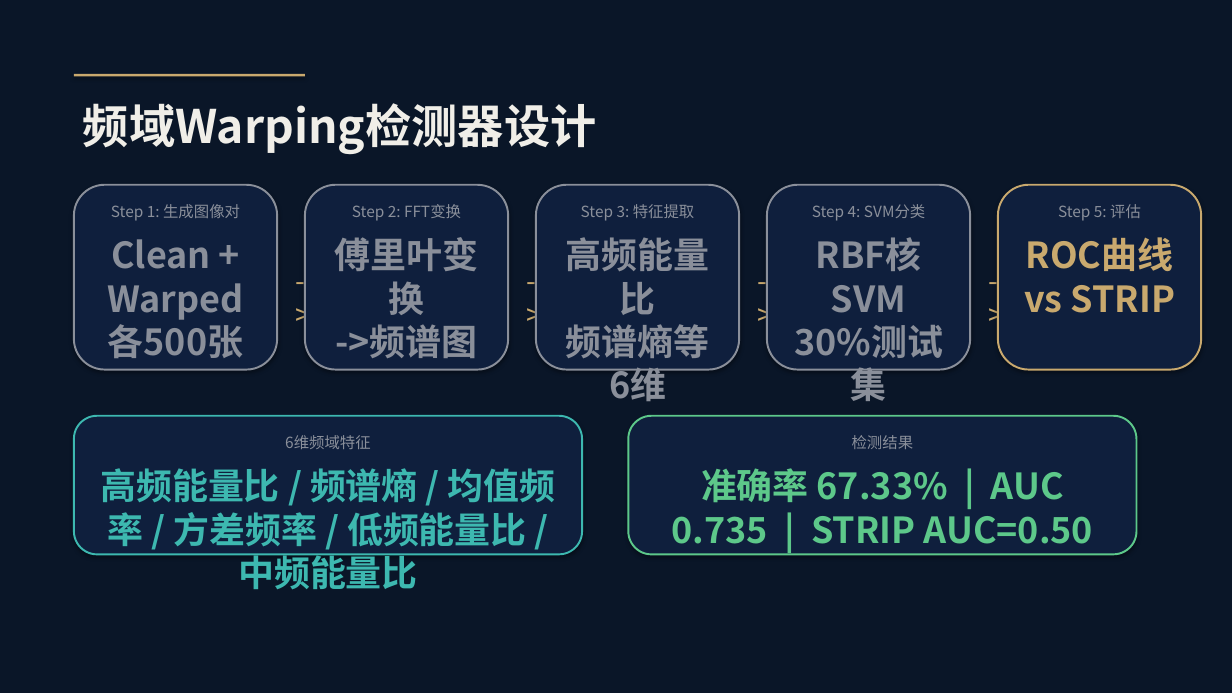
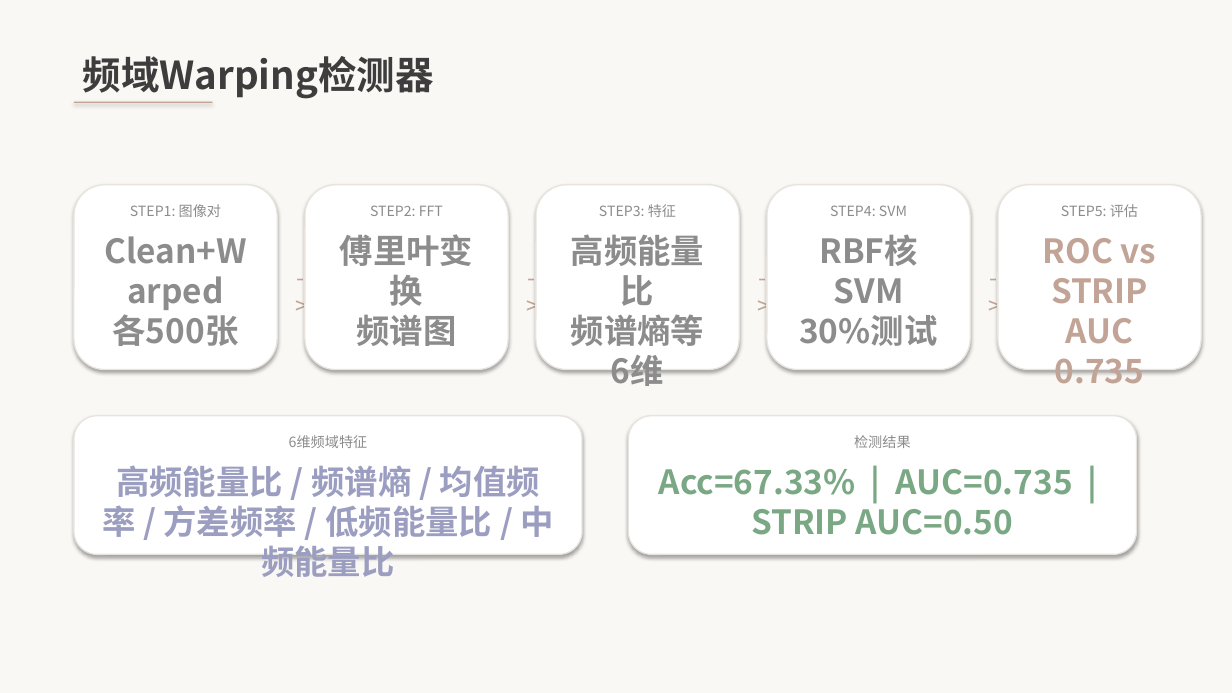
Before and after one commit to axgo-ja/NIS3353, a slide deck: slide 9 of WaNet答辩.pptx. Drawn at 1232x693 pixels with LibreOffice and Linux fonts; fonts in the diff are those of the drawing. Boxes give left, top, right and bottom in pixels: in the first picture for what was removed or moved away, otherwise in the second. Text is boxed around its words. In the diff, an @@ line names an element or a change of style, - is before the commit and + after.

```diff
--- a/WaNet答辩.pptx
+++ b/WaNet答辩.pptx
@@ background #0A1628 to #FAF8F5 @@
@@ text at box(83, 56, 434, 99): text changed; size 36 to 30 pt; text colour #F0EEE8 to #3D3D3D @@
-频域Warping检测器设计
+频域Warping检测器
@@ rectangle: place and size @@
-rectangle at box(74, 74, 305, 77)
+rectangle at box(74, 102, 213, 103)
@@ rectangle at box(74, 102, 213, 103): fill #C9A96E to #C2A497 @@
@@ text at box(130, 204, 221, 217): text changed; size 12 to 11 pt; text colour #8A8F9A to #8C8C8C @@
-Step 1: 生成图像对
+STEP1: 图像对
@@ text at box(370, 205, 443, 216): text changed; size 12 to 11 pt; text colour #8A8F9A to #8C8C8C @@
-Step 2: FFT变换
+STEP2: FFT
@@ text at box(599, 204, 676, 217): text changed; size 12 to 11 pt; text colour #8A8F9A to #8C8C8C @@
-Step 3: 特征提取
+STEP3: 特征
@@ fill #0F1F3D to #FFFFFF; outline #8A8F9A 1.5 pt to #E8E3DD 1 pt in 4 elements at box(74, 185, 277, 370), box(305, 185, 508, 370), box(536, 185, 739, 370), box(767, 185, 970, 370) @@
@@ text at box(830, 205, 907, 216): text changed; size 12 to 11 pt; text colour #8A8F9A to #8C8C8C @@
-Step 4: SVM分类
+STEP4: SVM
@@ rounded rectangle at box(998, 185, 1202, 370): fill #0F1F3D to #FFFFFF; outline #C9A96E 1.5 pt to #E8E3DD 1 pt @@
@@ text at box(1061, 204, 1138, 217): text changed; size 12 to 11 pt; text colour #8A8F9A to #8C8C8C @@
-Step 5: 评估
+STEP5: 评估
@@ text at box(104, 236, 247, 346): text changed; size 28 to 26 pt; text colour #8A8F9A to #8C8C8C @@
-Clean + Warped
-各500张
+Clean+Warped
+各500张
@@ text at box(340, 234, 473, 346): text changed; size 28 to 26 pt; text colour #8A8F9A to #8C8C8C @@
-傅里叶变换
-->频谱图
+傅里叶变换
+频谱图
@@ text "高频能量比 频谱熵等6维" at box(571, 234, 704, 386): size 28 to 26 pt, text colour #8A8F9A to #8C8C8C @@
@@ text at box(1043, 238, 1157, 384): text changed; size 28 to 26 pt; text colour #C9A96E to #C2A497 @@
-ROC曲线
-vs STRIP
+ROC vs STRIP
+AUC 0.735
@@ size 22 to 18 pt, text colour #C9A96E to #C2A497 in 4 elements at box(287, 259, 314, 287), box(518, 259, 545, 287), box(749, 259, 776, 287), box(980, 259, 1007, 287) @@
@@ text at box(799, 315, 937, 346): text changed; size 28 to 26 pt; text colour #8A8F9A to #8C8C8C @@
-RBF核SVM
-30%测试集
+RBF核SVM
+30%测试
@@ rounded rectangle at box(74, 416, 582, 555): fill #0F1F3D to #FFFFFF; outline #3DB8B0 1.5 pt to #E8E3DD 1 pt @@
@@ rounded rectangle at box(628, 416, 1137, 555): fill #0F1F3D to #FFFFFF; outline #5DC88A 1.5 pt to #E8E3DD 1 pt @@
@@ text "6维频域特征" at box(289, 435, 368, 448): size 12 to 11 pt, text colour #8A8F9A to #8C8C8C @@
@@ text "检测结果" at box(854, 435, 911, 448): size 12 to 11 pt, text colour #8A8F9A to #8C8C8C @@
@@ text "高频能量比 / 频谱熵 / 均值频率 ..." at box(102, 465, 554, 577): size 28 to 26 pt, text colour #3DB8B0 to #9B9EC0 @@
@@ text at box(659, 469, 1073, 535): text changed; size 28 to 26 pt; text colour #5DC88A to #7AA884 @@
-准确率 67.33% | AUC 0.735 | STRIP AUC=0.50
+Acc=67.33% | AUC=0.735 | STRIP AUC=0.50
```
Also in this commit, not shown: 12 other slides changed, 2 slides added, 1 slide removed, 1 other file.
